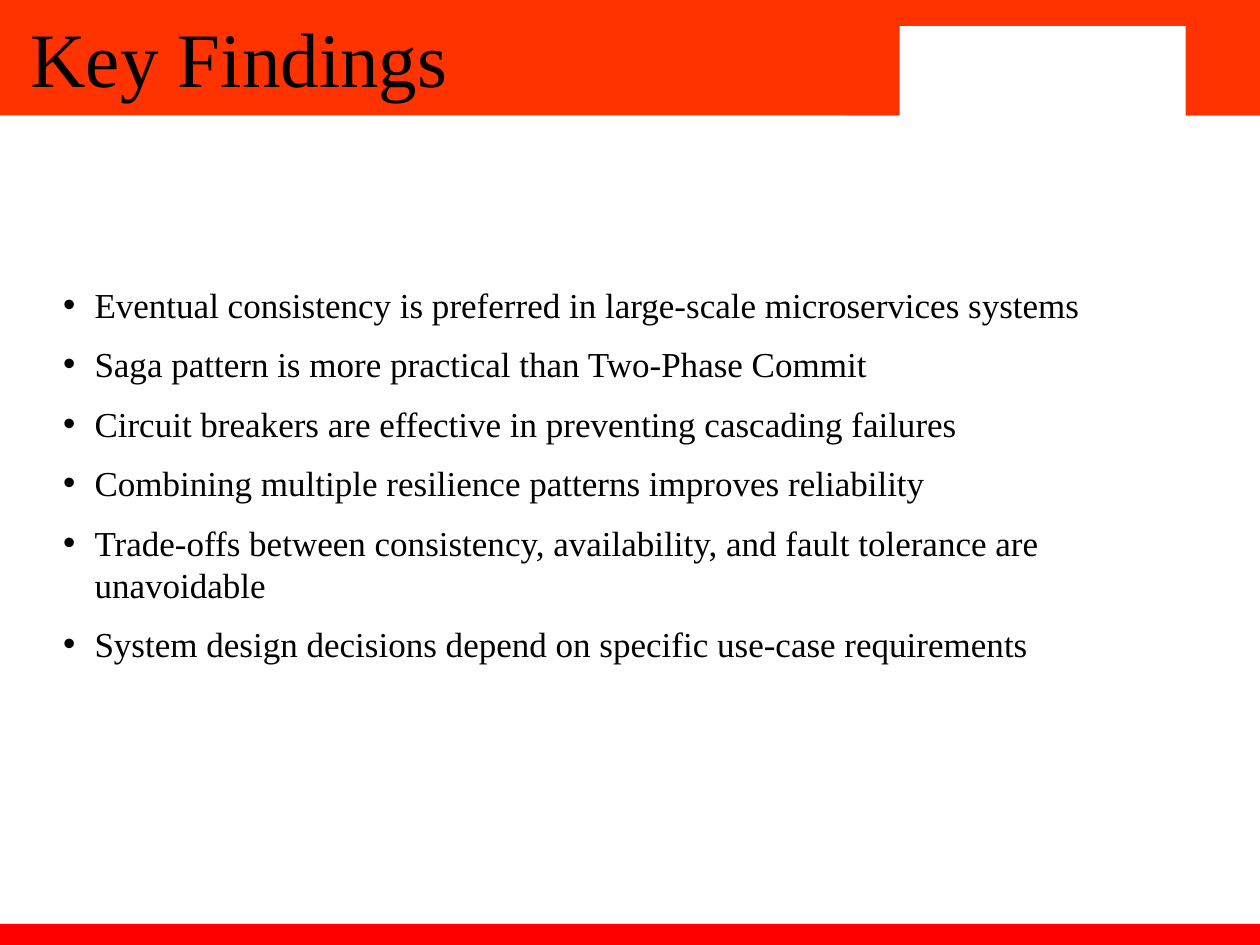
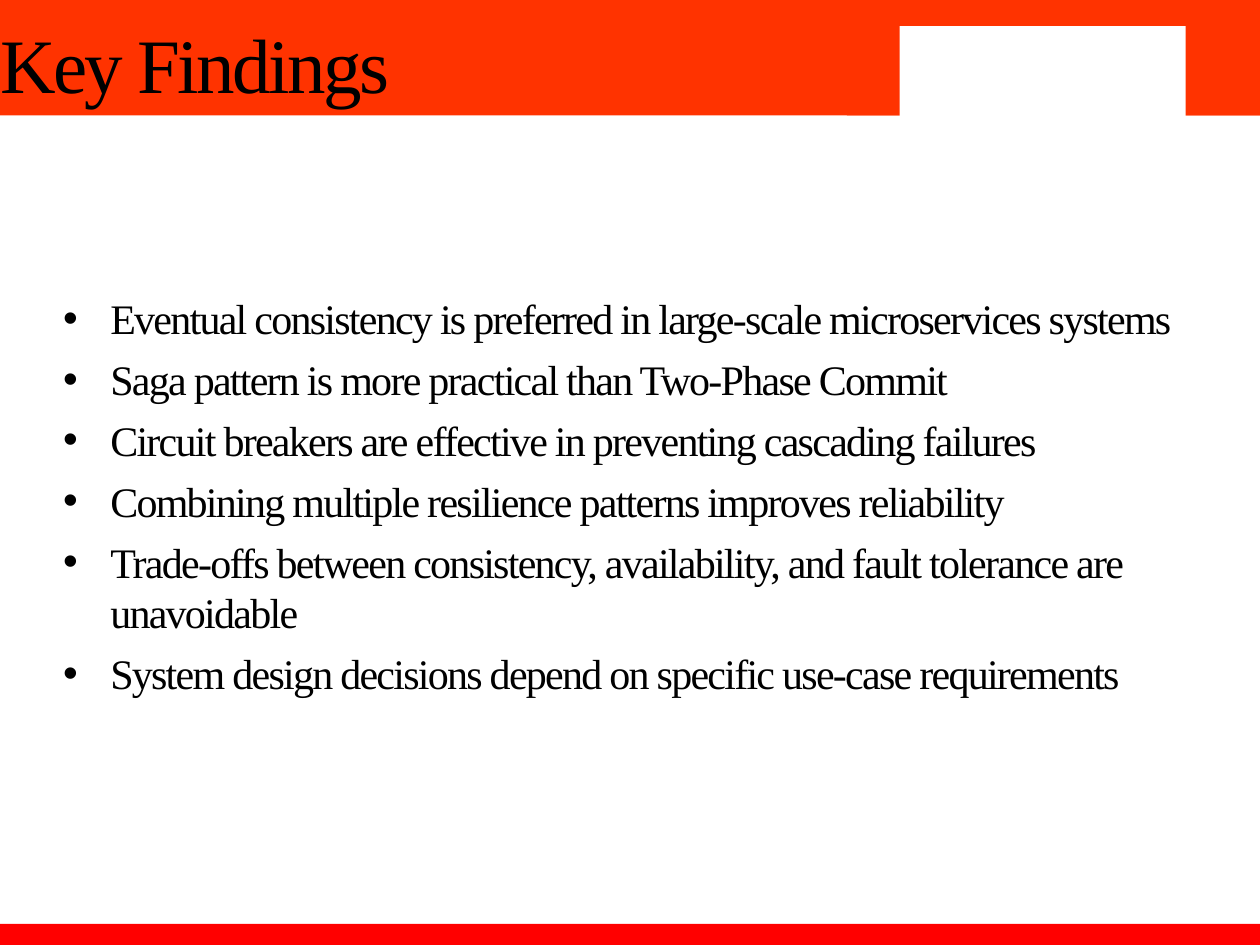
Before and after one commit to sethidevang/COOP, a slide deck: slide 11 of report/2210991489_DevangSethi_PPT.pptx. Drawn at 1260x945 pixels with LibreOffice and Linux fonts; fonts in the diff are those of the drawing; background and template pictures are left out. Boxes give left, top, right and bottom in pixels: in the first picture for what was removed or moved away, otherwise in the second. Text is boxed around its words. In the diff, an @@ line names an element or a change of style, - is before the commit and + after.

```diff
--- a/report/2210991489_DevangSethi_PPT.pptx
+++ b/report/2210991489_DevangSethi_PPT.pptx
@@ title "Key Findings" moved from (x1=30, y1=33, x2=447, y2=102) to (x1=0, y1=39, x2=389, y2=108) @@
@@ title "Key Findings" at (x1=0, y1=39, x2=389, y2=108): letter spacing 0 to -1.5 pt; line spacing 0.9 to 1 @@
@@ text "Eventual consistency is preferred in ..." at (x1=110, y1=304, x2=1172, y2=698): size 20 to 24 pt, letter spacing 0 to -1 pt; indent changed; less space between paragraphs @@
```
Also in this commit, not shown: 13 other slides changed, 3 other files.
